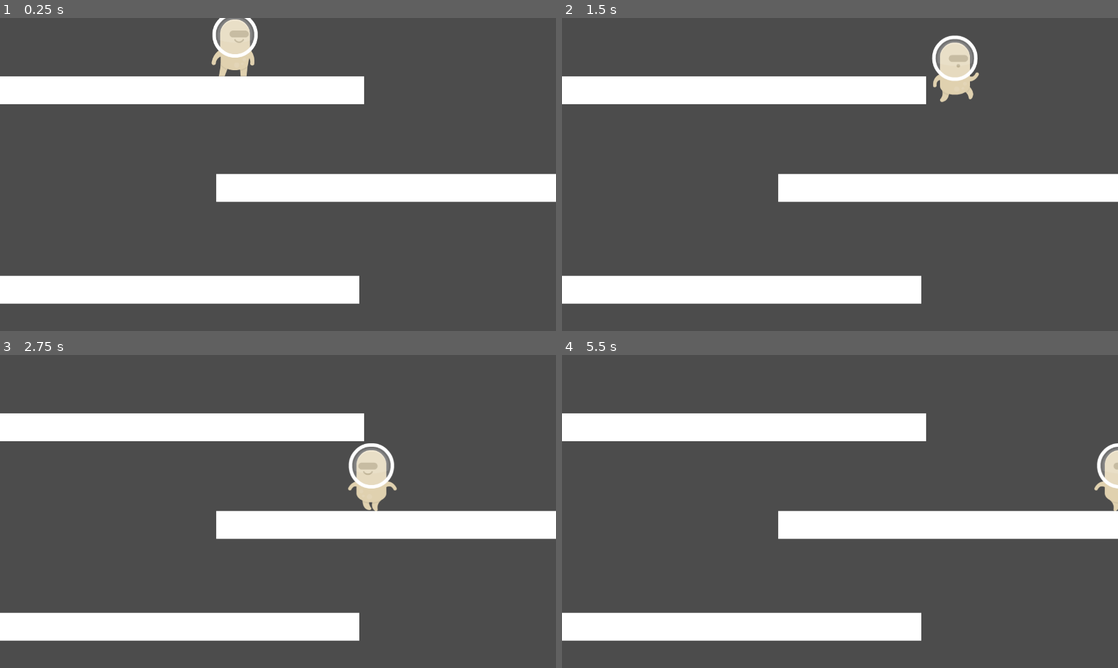
Above: before the commit, frames 1-4 (two rows, left to right).
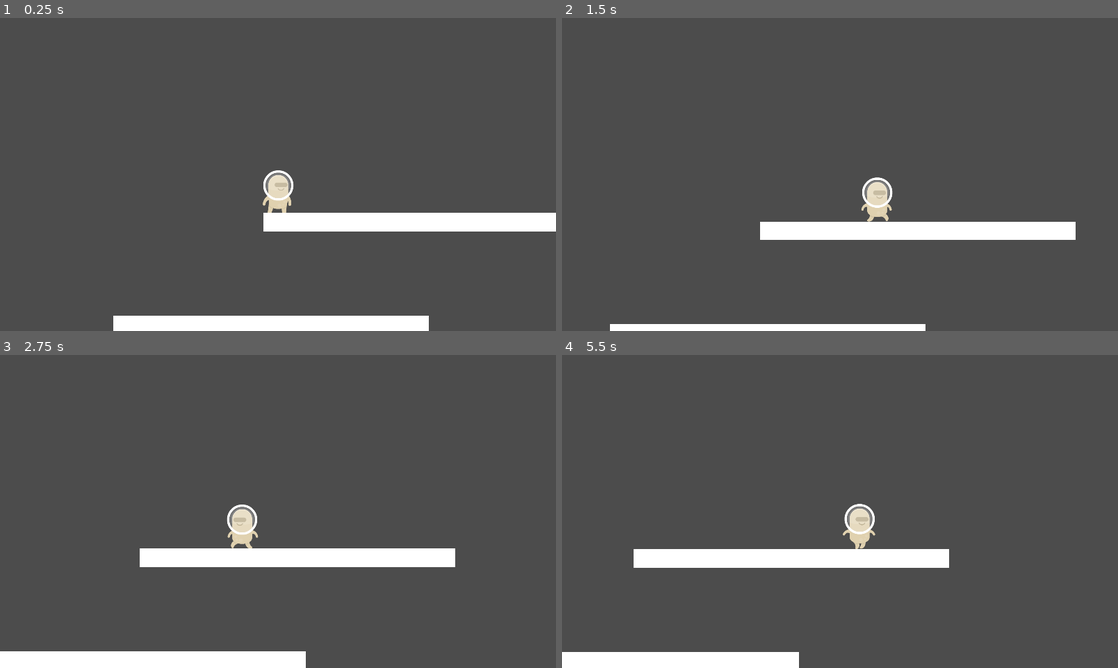
Above: after the commit, the same moments.

Repository: GROSS-Jeremy-2124027/SAE-Serious-game
Game: Godot game, scene res://level1.tscn
The game is run twice, just before and just after one commit, with the same random seed, the same clock (stepped at 60 frames per second) and the same inputs. Before the commit the project starts from res://level2.tscn.
Inputs:
- Up to frame 1 (0.25 s): no input
- Up to frame 2 (1.5 s): hold Right (ui_right) from 0.53 s (still down); tap Up (ui_up) at 0.77 s
- Up to frame 3 (2.75 s): tap Up (ui_up) at 1.52 s; release Right (ui_right) at 2.03 s; hold Left (ui_left) from 2.03 s (still down)
- Up to frame 4 (5.5 s): release Left (ui_left) at 2.78 s; hold Right (ui_right) 2.78-4.28 s; tap Up (ui_up) at 3.02, 3.77, 4.52 s; hold Left (ui_left) 4.28-5.03 s; hold Right (ui_right) from 5.03 s (still down)

The runs differ from the first frame. In frame 1, 24% of the frame differs, in the area x 0-100%, y 0-100%; in frame 2, 23%; in frame 3, 25%, in the area x 0-100%, y 18-100%; in frame 4, 24%.

Commit message:
camera amélioré

Diff:
--- a/godot-game/level1.tscn
+++ b/godot-game/level1.tscn
@@ -42,6 +42,7 @@
 smoothing_speed = 10.0
 drag_margin_left = 0.1
 drag_margin_right = 0.1
+drag_margin_bottom = 0.0
 editor_draw_drag_margin = true
 
 [node name="StaticBody2D2" type="StaticBody2D" parent="."]
--- a/godot-game/level2.tscn
+++ b/godot-game/level2.tscn
@@ -16,7 +16,7 @@
 [node name="Node2D" type="Node2D"]
 
 [node name="StaticBody2D" type="StaticBody2D" parent="."]
-position = Vector2( 525, 391 )
+position = Vector2( 578, 366 )
 __meta__ = {
 "_edit_group_": true
 }
@@ -31,10 +31,22 @@
 texture = SubResource( 4 )
 
 [node name="KinematicBody2D" parent="." instance=ExtResource( 1 )]
-position = Vector2( 540, -14 )
+position = Vector2( -461, 507 )
+
+[node name="Camera2D" type="Camera2D" parent="KinematicBody2D"]
+current = true
+zoom = Vector2( 1.5, 1.5 )
+drag_margin_h_enabled = true
+drag_margin_v_enabled = true
+smoothing_enabled = true
+smoothing_speed = 10.0
+drag_margin_left = 0.1
+drag_margin_right = 0.1
+drag_margin_bottom = 0.0
+editor_draw_drag_margin = true
 
 [node name="StaticBody2D2" type="StaticBody2D" parent="."]
-position = Vector2( -224, 166 )
+position = Vector2( -520, 45 )
 __meta__ = {
 "_edit_group_": true
 }
@@ -49,7 +61,7 @@
 texture = SubResource( 4 )
 
 [node name="StaticBody2D3" type="StaticBody2D" parent="."]
-position = Vector2( -235, 625 )
+position = Vector2( -517, 682 )
 __meta__ = {
 "_edit_group_": true
 }
--- a/godot-game/project.godot
+++ b/godot-game/project.godot
@@ -11,14 +11,27 @@
 [application]
 
 config/name="SAE"
-run/main_scene="res://level2.tscn"
+run/main_scene="res://level1.tscn"
 config/icon="res://icon.png"
+
+[compression]
+
+formats/zstd/long_distance_matching=true
+formats/zstd/compression_level=22
+formats/zlib/compression_level=9
+formats/gzip/compression_level=9
+
+[debug]
+
+settings/fps/force_fps=60
 
 [display]
 
 window/size/width=1280
 window/size/height=720
 window/size/resizable=false
+window/stretch/mode="2d"
+window/stretch/aspect="keep"
 
 [gui]
 
Not shown, changed: godot-game/export_presets.cfg
Not shown, changed: level-1/lvl1.html
Not shown, changed: level-1/lvl1.pck
Not shown, changed: level-2/lvl2.html
Not shown, changed: level-2/lvl2.pck
